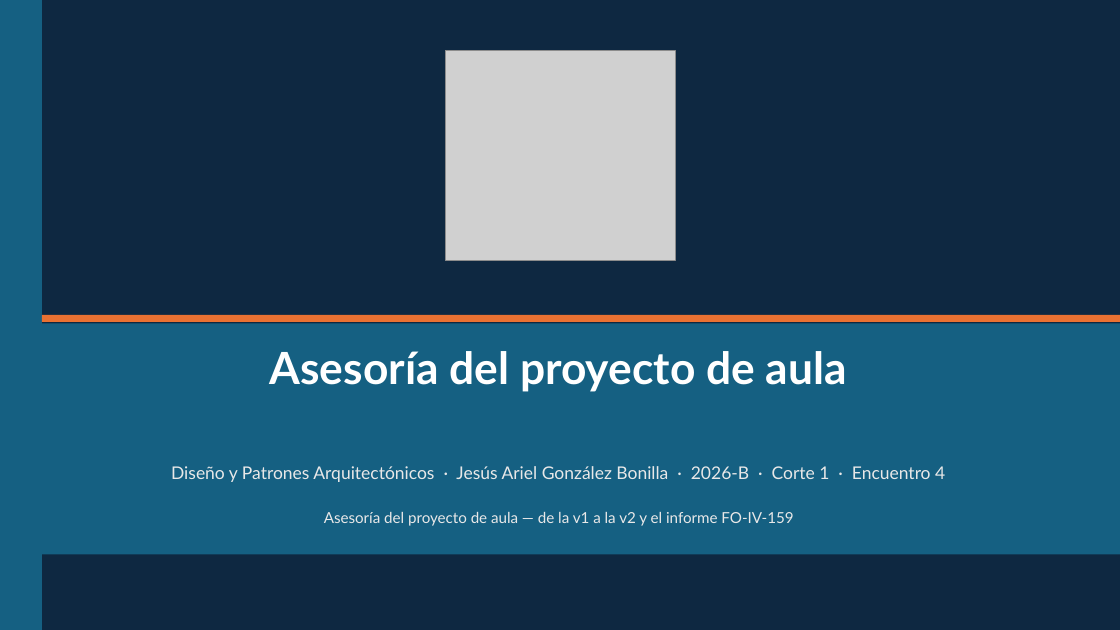
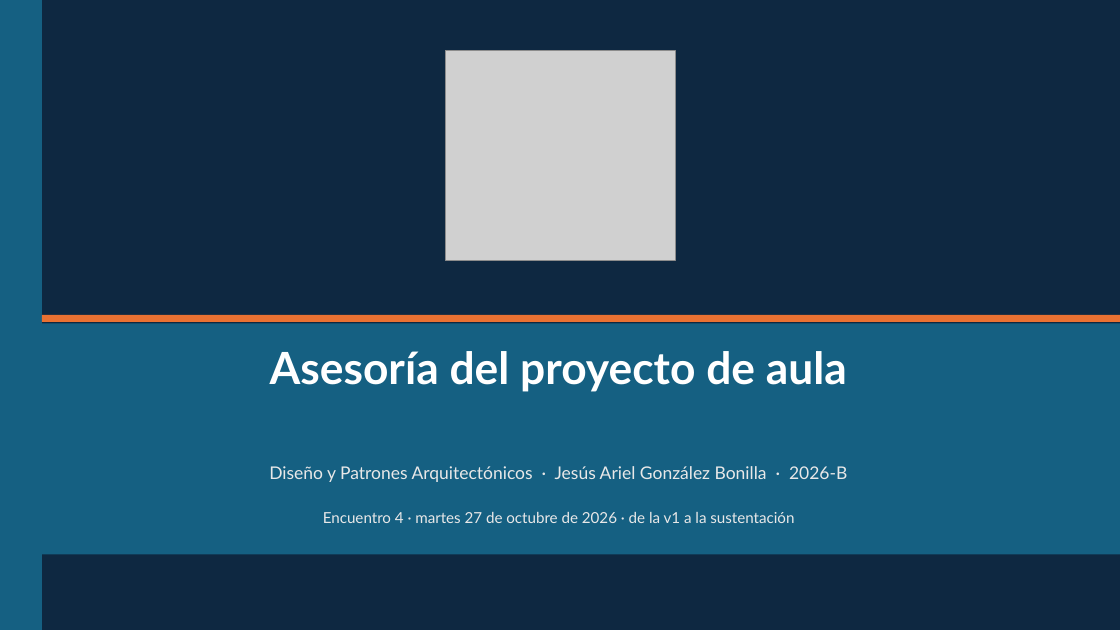
Before and after one commit to code-corhuila/ova-web, a slide deck: slide 1 of 2026-B/disenio-patrones-arquitectonicos/proyecto-aula/slides/encuentro-04-asesoria.pptx. Drawn at 1120x630 pixels with LibreOffice and Linux fonts; fonts in the diff are those of the drawing; grey boxes stand for pictures. Boxes give left, top, right and bottom in pixels: in the first picture for what was removed or moved away, otherwise in the second. Text is boxed around its words. In the diff, an @@ line names an element or a change of style, - is before the commit and + after.

```diff
--- a/2026-B/disenio-patrones-arquitectonicos/proyecto-aula/slides/encuentro-04-asesoria.pptx
+++ b/2026-B/disenio-patrones-arquitectonicos/proyecto-aula/slides/encuentro-04-asesoria.pptx
@@ text at [269,466,847,482]: text changed @@
-Diseño y Patrones Arquitectónicos · Jesús Ariel González Bonilla · 2026-B · Corte 1 · Encuentro 4
+Diseño y Patrones Arquitectónicos · Jesús Ariel González Bonilla · 2026-B
@@ text at [323,512,794,523]: text changed @@
-Asesoría del proyecto de aula — de la v1 a la v2 y el informe FO-IV-159
+Encuentro 4 · martes 27 de octubre de 2026 · de la v1 a la sustentación
```
Also in this commit, not shown: 2 other slides changed, 9 slides added, 33 slides removed, 1 other file.
